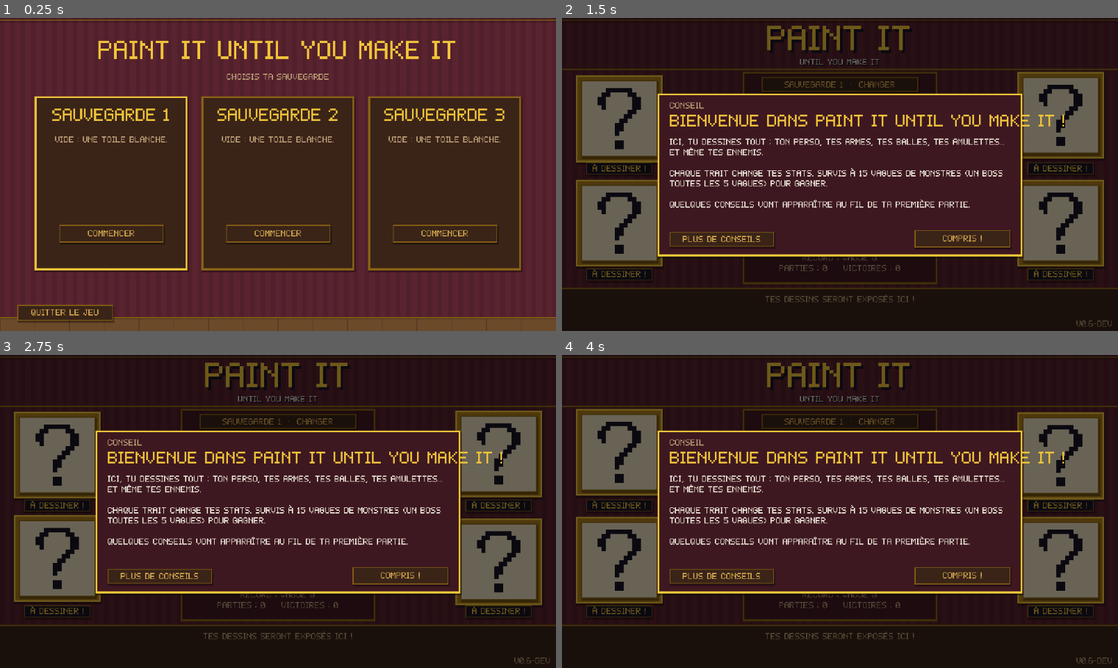
Above: before the commit, frames 1-4 (two rows, left to right).
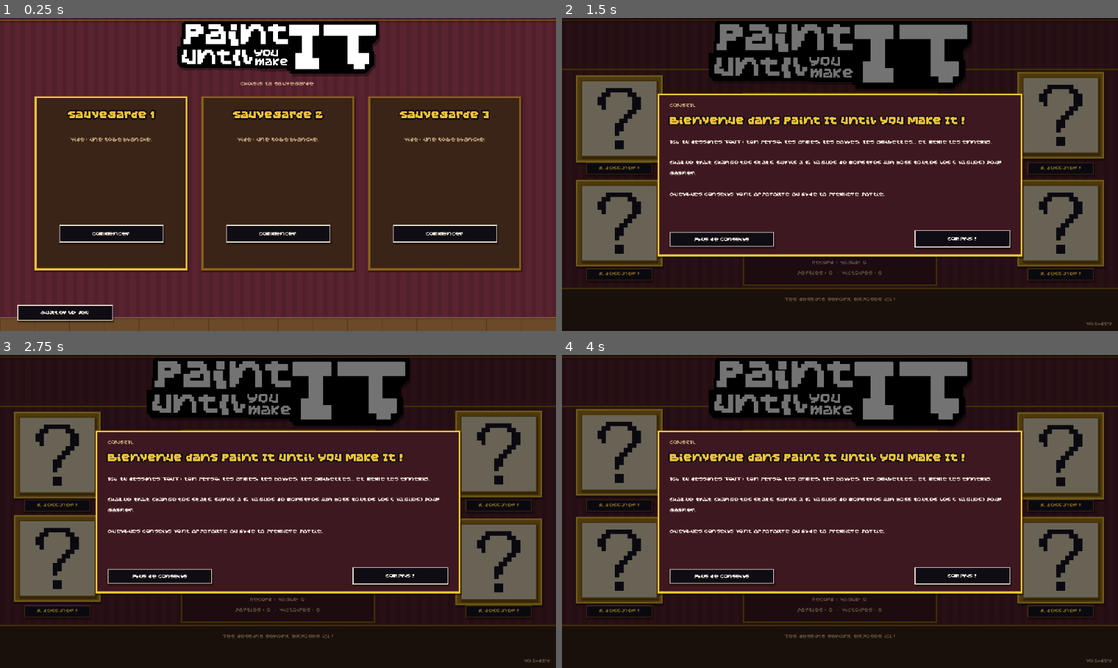
Above: after the commit, the same moments.

Repository: Vltbcq/VowelGame
Game: Godot game, scene res://scenes/main.tscn
The game is run twice, just before and just after one commit, with the same random seed, the same clock (stepped at 60 frames per second) and the same inputs.
Inputs:
- Up to frame 1 (0.25 s): no input
- Up to frame 2 (1.5 s): click "Commencer" at 0.5 s; click "Options" at 1.25 s
- Up to frame 3 (2.75 s): click "Nouvelle partie" at 2 s
- Up to frame 4 (4 s): click "Nouvelle partie" at 2.75 s; click "Sauvegarde 1 · changer" at 3.5 s

The runs differ from the first frame. In frame 1, 13% of the frame differs, in the area x 3-91%, y 1-97%; in frame 2, 17%, in the area x 5-99%, y 0-99%; in frame 3, 17%; in frame 4, 17%.

Commit message:
DA : logo dans le jeu, police Stonckarish (accents retirés, symboles ajoutés), boutons et titres façon autocollant
Co-Authored-By: Claude Opus 5.5 <noreply@anthropic.com>

Diff:
--- a/scripts/autoload/ui.gd
+++ b/scripts/autoload/ui.gd
@@ -11,21 +11,47 @@
 const FLOOR := Color("6b4a2a")
 const CARTEL := Color("efe6cf")
 const SELECTED := Color("7a5214")   # onglet / choix sélectionné
+## Style « autocollant » du logo : plaque noire, texte blanc, liseré blanc (boutons, bulles, titres).
+const STICKER := Color("100c14")
+const STICKER_HOVER := Color("241c2c")
+const RIM := Color("f4efe2")
+const LOGO_PATH := "res://assets/logo.png"
+
+## Police du jeu : Stonckarish, adaptée (accents retirés, symboles ajoutés : voir docs/font_fr.py).
+## Ses pixels font 1/16 de la taille : à 8 (et ses multiples), un pixel de police = un demi-pixel
+## de jeu, net à l'écran (fenêtre ×2). Les tailles « historiques » (10, 20, 40...) passent par fs().
+const FONT_PATH := "res://assets/fonts/Stonckarish_fr.otf"
 
 var font: FontFile
 var theme: Theme
 
 
+## Taille réelle de police pour une taille « historique » (10 = texte normal).
+func fs(size: int) -> int:
+	return maxi(8, roundi(size * 0.8 / 8.0) * 8)
+
+
+func _load_font() -> FontFile:
+	var f: FontFile = (load(FONT_PATH) as FontFile).duplicate()
+	f.antialiasing = TextServer.FONT_ANTIALIASING_NONE
+	f.hinting = TextServer.HINTING_NONE
+	f.subpixel_positioning = TextServer.SUBPIXEL_POSITIONING_DISABLED
+	f.generate_mipmaps = false
+	f.allow_system_fallback = false
+	f.fallbacks = [PixelFont.build()]   # au cas où un caractère manquerait encore
+	return f
+
+
 func _ready() -> void:
-	font = PixelFont.build()
+	font = _load_font()
 	theme = _build_theme()
 	# Appliqué au thème par défaut : l'héritage de thème est coupé par les Node/CanvasLayer.
 	var dt := ThemeDB.get_default_theme()
 	dt.merge_with(theme)
 	dt.default_font = font
-	dt.default_font_size = PixelFont.SIZE
+	dt.default_font_size = fs(PixelFont.SIZE)
 	ThemeDB.fallback_font = font
-	ThemeDB.fallback_font_size = PixelFont.SIZE
+	ThemeDB.fallback_font_size = fs(PixelFont.SIZE)
 	get_tree().root.theme = theme
 
 
@@ -45,20 +71,20 @@
 func _build_theme() -> Theme:
 	var t := Theme.new()
 	t.default_font = font
-	t.default_font_size = PixelFont.SIZE
-
-	t.set_stylebox("normal", "Button", _shadowed(sb(WOOD, GOLD_DARK, 1)))
-	t.set_stylebox("hover", "Button", _shadowed(sb(WOOD_PANEL, GOLD, 1)))
-	t.set_stylebox("pressed", "Button", sb(GOLD, GOLD, 1))
-	t.set_stylebox("hover_pressed", "Button", sb(GOLD, GOLD, 1))
-	t.set_stylebox("disabled", "Button", sb(Color("2a1a12"), Color("4a3524"), 1))
+	t.default_font_size = fs(PixelFont.SIZE)
+
+	t.set_stylebox("normal", "Button", _shadowed(sb(STICKER, RIM, 1)))
+	t.set_stylebox("hover", "Button", _shadowed(sb(STICKER_HOVER, Pal.ACCENT, 1)))
+	t.set_stylebox("pressed", "Button", sb(Pal.ACCENT, Pal.ACCENT, 1))
+	t.set_stylebox("hover_pressed", "Button", sb(Pal.ACCENT, Pal.ACCENT, 1))
+	t.set_stylebox("disabled", "Button", sb(Color("1c1820"), Color("4a4450"), 1))
 	t.set_stylebox("focus", "Button", StyleBoxEmpty.new())
-	t.set_color("font_color", "Button", GOLD)
+	t.set_color("font_color", "Button", RIM)
 	t.set_color("font_hover_color", "Button", Pal.ACCENT)
 	t.set_color("font_pressed_color", "Button", Pal.INK)
 	t.set_color("font_hover_pressed_color", "Button", Pal.INK)
 	t.set_color("font_focus_color", "Button", Pal.TEXT)
-	t.set_color("font_disabled_color", "Button", Pal.DISABLED)
+	t.set_color("font_disabled_color", "Button", Color("6a6470"))
 
 	t.set_color("font_color", "Label", Pal.TEXT)
 	t.set_constant("line_spacing", "Label", 1)
@@ -69,7 +95,7 @@
 	t.set_stylebox("background", "ProgressBar", sb(Pal.INK, Pal.BORDER, 1, 0, 0))
 	t.set_stylebox("fill", "ProgressBar", sb(Pal.ACCENT, Color.TRANSPARENT, 0, 0, 0))
 
-	t.set_stylebox("panel", "TooltipPanel", sb(WOOD, GOLD, 1, 4, 3))
+	t.set_stylebox("panel", "TooltipPanel", sb(STICKER, RIM, 1, 4, 3))
 	t.set_color("font_color", "TooltipLabel", Pal.TEXT)
 
 	t.set_stylebox("slider", "HSlider", sb(WOOD, GOLD_DARK, 1, 0, 3))
@@ -124,8 +150,12 @@
 func label(text: String, size := 10, color := Pal.TEXT, align := HORIZONTAL_ALIGNMENT_LEFT) -> Label:
 	var l := Label.new()
 	l.text = text
-	l.add_theme_font_size_override("font_size", size)
+	l.add_theme_font_size_override("font_size", fs(size))
 	l.add_theme_color_override("font_color", color)
+	if size >= 20:
+		# grands titres : contour noir épais, comme les lettres du logo
+		l.add_theme_constant_override("outline_size", 6)
+		l.add_theme_color_override("font_outline_color", STICKER)
 	l.horizontal_alignment = align
 	l.mouse_filter = Control.MOUSE_FILTER_IGNORE
 	return l
@@ -135,7 +165,7 @@
 	var b := Button.new()
 	b.text = text
 	b.focus_mode = Control.FOCUS_NONE
-	b.add_theme_font_size_override("font_size", size)
+	b.add_theme_font_size_override("font_size", fs(size))
 	b.pressed.connect(func():
 		Sfx.play("click")
 		cb.call())
@@ -193,8 +223,26 @@
 
 ## Style « sélectionné » (onglets, choix actifs).
 func selected(b: Button) -> void:
-	b.add_theme_stylebox_override("normal", sb(SELECTED, Pal.ACCENT, 1))
+	b.add_theme_stylebox_override("normal", sb(STICKER_HOVER, Pal.ACCENT, 1))
 	b.add_theme_color_override("font_color", Pal.ACCENT)
+
+
+## Le logo du jeu (noir et blanc façon autocollant), avec une ombre portée. Largeur en pixels de jeu.
+func logo(parent: Node, center_x: float, y: float, w := 302.0) -> TextureRect:
+	var tex: Texture2D = load(LOGO_PATH)
+	var h := w * tex.get_height() / tex.get_width()
+	var sh := TextureRect.new()
+	sh.texture = tex
+	sh.expand_mode = TextureRect.EXPAND_IGNORE_SIZE
+	sh.stretch_mode = TextureRect.STRETCH_SCALE
+	sh.texture_filter = CanvasItem.TEXTURE_FILTER_NEAREST
+	sh.modulate = Color(0, 0, 0, 0.35)
+	sh.mouse_filter = Control.MOUSE_FILTER_IGNORE
+	put(parent, sh, Vector2(center_x - w / 2.0 + 2, y + 3), Vector2(w, h))
+	var tr := sh.duplicate() as TextureRect
+	tr.modulate = Color.WHITE
+	put(parent, tr, Vector2(center_x - w / 2.0, y), Vector2(w, h))
+	return tr
 
 
 ## Place un contrôle à une position/taille fixe dans un parent (layout 640x360).
--- a/scripts/game/arena.gd
+++ b/scripts/game/arena.gd
@@ -1944,7 +1944,7 @@
 				draw_line(Vector2(cw * i, 0), Vector2(cw * i, H), Color(1, 1, 1, 0.5), 2.0)
 				# La réponse de la colonne, répétée sur toute la hauteur (visible même zoomé)
 				for k in 4:
-					draw_string(UI.font, Vector2(cw * i, H * (k + 0.5) / 4.0 + 14.0), str(qz.answers[i]), HORIZONTAL_ALIGNMENT_CENTER, cw, 40, Color(1, 1, 1, 0.55))
+					draw_string(UI.font, Vector2(cw * i, H * (k + 0.5) / 4.0 + 14.0), str(qz.answers[i]), HORIZONTAL_ALIGNMENT_CENTER, cw, UI.fs(40), Color(1, 1, 1, 0.55))
 		for sc in arena.scans:
 			if sc.t < sc.tele:
 				draw_line(Vector2(0, 4), Vector2(W, 4), Color(0.6, 1.0, 0.7, 0.4 + 0.4 * sin(arena.elapsed * 25.0)), 3.0)
@@ -1963,7 +1963,7 @@
 				draw_line(g.pos + Vector2(-6, 6), g.pos + Vector2(6, -6), Color(Pal.BAD, blink), 2.0)
 				continue
 			draw_arc(g.pos, 10.0, 0.0, TAU, 16, Color(1, 1, 1, 0.8), 2.0)
-			draw_string(UI.font, g.pos + Vector2(-20, -14), "COPIE", HORIZONTAL_ALIGNMENT_CENTER, 40, 10, Color(1, 1, 1, 0.8))
+			draw_string(UI.font, g.pos + Vector2(-20, -14), "COPIE", HORIZONTAL_ALIGNMENT_CENTER, 40, UI.fs(10), Color(1, 1, 1, 0.8))
 		# Agrafes (Agrafeuse)
 		for e in arena.enemies:
 			if e.staple_t > 0.0 and is_instance_valid(e.staple) and not e.staple.dead and e.get_instance_id() < e.staple.get_instance_id():
@@ -2029,8 +2029,8 @@
 				s *= 1.4
 			draw_set_transform(it.pos, 0.0, Vector2(s, s))
 			var p := Vector2(-w / 2.0, 0)
-			draw_string(UI.font, p + Vector2(1, 1), it.text, HORIZONTAL_ALIGNMENT_CENTER, w, 10, Color(Pal.INK, a))
-			draw_string(UI.font, p, it.text, HORIZONTAL_ALIGNMENT_CENTER, w, 10, Color(it.color, a))
+			draw_string(UI.font, p + Vector2(1, 1), it.text, HORIZONTAL_ALIGNMENT_CENTER, w, UI.fs(10), Color(Pal.INK, a))
+			draw_string(UI.font, p, it.text, HORIZONTAL_ALIGNMENT_CENTER, w, UI.fs(10), Color(it.color, a))
 		draw_set_transform(Vector2.ZERO, 0.0, Vector2.ONE)
 
 
--- a/scripts/game/hud.gd
+++ b/scripts/game/hud.gd
@@ -96,8 +96,8 @@
 
 
 func _text(pos: Vector2, text: String, col: Color, fs := 10, w := -1.0, align := HORIZONTAL_ALIGNMENT_LEFT) -> void:
-	draw_layer.draw_string(UI.font, pos + Vector2(1, 1), text, align, w, fs, Pal.INK)
-	draw_layer.draw_string(UI.font, pos, text, align, w, fs, col)
+	draw_layer.draw_string(UI.font, pos + Vector2(1, 1), text, align, w, UI.fs(fs), Pal.INK)
+	draw_layer.draw_string(UI.font, pos, text, align, w, UI.fs(fs), col)
 
 
 func _draw_hud() -> void:
--- a/scripts/ui/canvas_view.gd
+++ b/scripts/ui/canvas_view.gd
@@ -92,5 +92,5 @@
 	draw_line(Vector2(x0, y), Vector2(x1, y), col, 3.0)
 	draw_colored_polygon(PackedVector2Array([Vector2(x1 + 10, y), Vector2(x1 - 8, y - 10), Vector2(x1 - 8, y + 10)]), col)
 	var tip := "CANON" if screen.cfg.kind == "ranged" else "POINTE"
-	draw_string(UI.font, Vector2(6, y - 8), "CROSSE" if screen.cfg.kind == "ranged" else "MANCHE", HORIZONTAL_ALIGNMENT_LEFT, -1, 10, Color(Pal.INK, 0.3))
-	draw_string(UI.font, Vector2(0, y - 8), tip + " →", HORIZONTAL_ALIGNMENT_RIGHT, size.x - 6, 10, Color(Pal.INK, 0.3))
+	draw_string(UI.font, Vector2(6, y - 8), "CROSSE" if screen.cfg.kind == "ranged" else "MANCHE", HORIZONTAL_ALIGNMENT_LEFT, -1, UI.fs(10), Color(Pal.INK, 0.3))
+	draw_string(UI.font, Vector2(0, y - 8), tip + " →", HORIZONTAL_ALIGNMENT_RIGHT, size.x - 6, UI.fs(10), Color(Pal.INK, 0.3))
--- a/scripts/ui/choice_screens.gd
+++ b/scripts/ui/choice_screens.gd
@@ -32,8 +32,8 @@
 static func slots() -> Control:
 	var s := _Screen.new()
 	s.build = func(root: _Screen):
-		UI.put(root, UI.label("PAINT IT UNTIL YOU MAKE IT", 26, Pal.ACCENT, HORIZONTAL_ALIGNMENT_CENTER), Vector2(0, 20), Vector2(640, 36))
-		UI.put(root, UI.label("Choisis ta sauvegarde", 10, Pal.DIM, HORIZONTAL_ALIGNMENT_CENTER), Vector2(0, 62), Vector2(640, 14))
+		UI.logo(root, 320.0, 4.0, 232.0)
+		UI.put(root, UI.label("Choisis ta sauvegarde", 10, Pal.DIM, HORIZONTAL_ALIGNMENT_CENTER), Vector2(0, 70), Vector2(640, 14))
 		for i in Meta.SLOTS:
 			var n := i + 1
 			var sm := Meta.slot_summary(n)
--- a/scripts/ui/draw_screen.gd
+++ b/scripts/ui/draw_screen.gd
@@ -279,7 +279,7 @@
 	var txt := "ENCRE  %d / %d   (seuls les traits coûtent)" % [used, eb]
 	if mi > 0:
 		txt = "ENCRE  %d / %d   (minimum %d)" % [used, eb, mi]
-	ink_bar.draw_string(UI.font, Vector2(0, 10), txt, HORIZONTAL_ALIGNMENT_CENTER, w, 10, Pal.TEXT)
+	ink_bar.draw_string(UI.font, Vector2(0, 10), txt, HORIZONTAL_ALIGNMENT_CENTER, w, UI.fs(10), Pal.TEXT)
 
 
 func _refresh_buttons() -> void:
--- a/scripts/ui/shop_screen.gd
+++ b/scripts/ui/shop_screen.gd
@@ -152,7 +152,7 @@
 	px.mouse_filter = Control.MOUSE_FILTER_STOP
 	px.tooltip_text = "Autoportrait\nTaille de ton perso : %d pixels dessinés\nCouleurs (éléments) sur ton perso : %d" % [npx, ncol]
 	UI.put(self, px, Vector2(312, 296), Vector2(84, 26))
-	var ct := UI.panel(CARTEL, Color("b9a883"), 1)
+	var ct := UI.panel(CARTEL, UI.STICKER, 1)
 	UI.put(self, ct, Vector2(392, 216), Vector2(238, 112))
 	var lines := Stats.describe_player(Run.stats).split("\n")
 	var half := ceili(lines.size() / 2.0)
@@ -335,7 +335,7 @@
 			roundi((Stats.RAR_REACH[o.rar] - 1.0) * 100.0), Stats.RAR_PIERCE[o.rar], roundi(Stats.RAR_PROC[o.rar] * 100.0)]
 
 	# Le cartel
-	var ct := UI.panel(CARTEL, Color("b9a883"), 1)
+	var ct := UI.panel(CARTEL, UI.STICKER, 1)
 	UI.put(self, ct, pos + Vector2(-2, 70), Vector2(fw + 4, 94))
 	ct.tooltip_text = "%s — %s
 %s" % [oname, kind, desc]   # texte complet au survol
@@ -438,13 +438,9 @@
 	UI.put(p, UI.label(text, fs, col if col != Pal.INK else GOLD, HORIZONTAL_ALIGNMENT_CENTER), Vector2(0, (size.y - 12) / 2.0), Vector2(size.x, 12))
 
 
-func _style_museum(b: Button) -> void:
-	b.add_theme_stylebox_override("normal", UI.sb(WOOD, GOLD_DARK, 1))
-	b.add_theme_stylebox_override("hover", UI.sb(WOOD_PANEL, GOLD, 1))
-	b.add_theme_stylebox_override("pressed", UI.sb(GOLD, GOLD, 1))
-	b.add_theme_stylebox_override("disabled", UI.sb(Color("2a1a12"), Color("4a3524"), 1))
-	b.add_theme_color_override("font_color", GOLD)
-	b.add_theme_color_override("font_hover_color", Pal.ACCENT)
+## Boutons de la galerie : le style « autocollant » du thème (plaque noire, liseré blanc).
+func _style_museum(_b: Button) -> void:
+	pass
 
 
 func _style_price(b: Button) -> void:
@@ -1359,7 +1355,7 @@
 			draw_texture_rect(tex, Rect2(r.get_center() - ts * sc / 2.0 - Vector2(0, 9), ts * sc), false)
 			# nom de l'objet (utile quand il n'est pas encore dessiné)
 			var font := get_theme_default_font()
-			draw_string(font, Vector2(r.position.x + 2, r.end.y - 9), shop._item_name(it), HORIZONTAL_ALIGNMENT_CENTER, r.size.x - 4, 10, Pal.INK)
+			draw_string(font, Vector2(r.position.x + 2, r.end.y - 9), shop._item_name(it), HORIZONTAL_ALIGNMENT_CENTER, r.size.x - 4, UI.fs(10), Pal.INK)
 		# curseur central
 		draw_rect(Rect2(Vector2(mid - 1, 0), Vector2(2, size.y)), ShopScreen.GOLD)
 		draw_colored_polygon(PackedVector2Array([Vector2(mid - 6, 0), Vector2(mid + 6, 0), Vector2(mid, 8)]), ShopScreen.GOLD)
--- a/scripts/ui/title_screen.gd
+++ b/scripts/ui/title_screen.gd
@@ -54,10 +54,7 @@
 	UI.put(self, parade, Vector2.ZERO, Vector2(640, 360))
 
 	# Titre
-	UI.put(self, UI.label("PAINT IT", 40, Pal.INK, HORIZONTAL_ALIGNMENT_CENTER), Vector2(3, 4), Vector2(640, 44))
-	UI.put(self, UI.label("PAINT IT", 40, Pal.ACCENT, HORIZONTAL_ALIGNMENT_CENTER), Vector2(0, 1), Vector2(640, 44))
-	UI.put(self, UI.label("UNTIL YOU MAKE IT", 10, Pal.INK, HORIZONTAL_ALIGNMENT_CENTER), Vector2(1, 46), Vector2(640, 14))
-	UI.put(self, UI.label("UNTIL YOU MAKE IT", 10, Pal.TEXT, HORIZONTAL_ALIGNMENT_CENTER), Vector2(0, 45), Vector2(640, 14))
+	UI.logo(self, 320.0, 3.0)
 
 	# Cadres
 	for i in FRAME_SPOTS.size():
@@ -67,7 +64,7 @@
 
 	# Menu au centre, dans un panneau
 	var mp := UI.panel(Color(Pal.BG, 0.92), Pal.BORDER, 2)
-	UI.put(self, mp, Vector2(208, 62), Vector2(224, 244))
+	UI.put(self, mp, Vector2(208, 86), Vector2(224, 222))
 	var sb := UI.hotkey(UI.button("Sauvegarde %d  ·  changer" % Meta.slot, func(): done.emit("slots")), [KEY_S])
 	UI.put(mp, sb, Vector2(22, 6), Vector2(180, 16))
 	var vb := VBoxContainer.new()
@@ -88,7 +85,7 @@
 	vb.add_child(UI.button("Quitter", func(): done.emit("quit")))
 	var d := Meta.data
 	var info := "Record : vague %d\nParties : %d  ·  Victoires : %d" % [int(d.best_wave), int(d.runs), int(d.wins)]
-	UI.put(mp, UI.label(info, 10, Pal.DIM, HORIZONTAL_ALIGNMENT_CENTER), Vector2(0, 208), Vector2(224, 30))
+	UI.put(mp, UI.label(info, 10, Pal.DIM, HORIZONTAL_ALIGNMENT_CENTER), Vector2(0, 190), Vector2(224, 30))
 
 	for i in 3:
 		_spawn_walker(randf_range(40.0, 600.0))
Binary file added: assets/fonts/Stonckarish_fr.otf
Not shown, added: assets/fonts/Stonckarish_fr.otf.import
Binary file added: assets/logo.png
Not shown, added: assets/logo.png.import
Binary file added: docs/Stonckarish.otf
Binary file added: docs/logo_jeu_source.png
Not shown, changed: .github/release-notes/v0.6.md
Not shown, changed: README.md
Not shown, added: docs/font_fr.py
